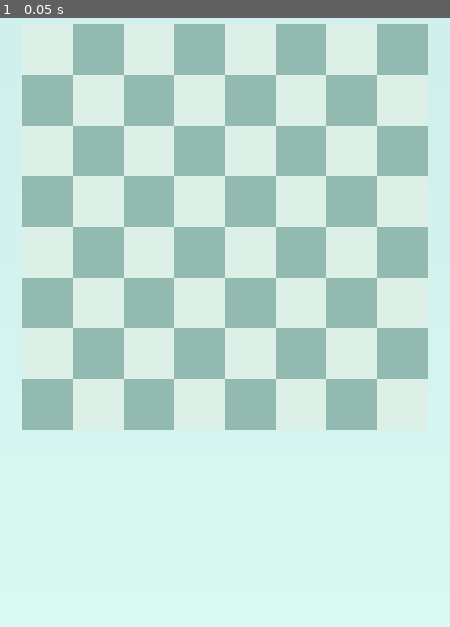
Above: before the commit, frame 1.
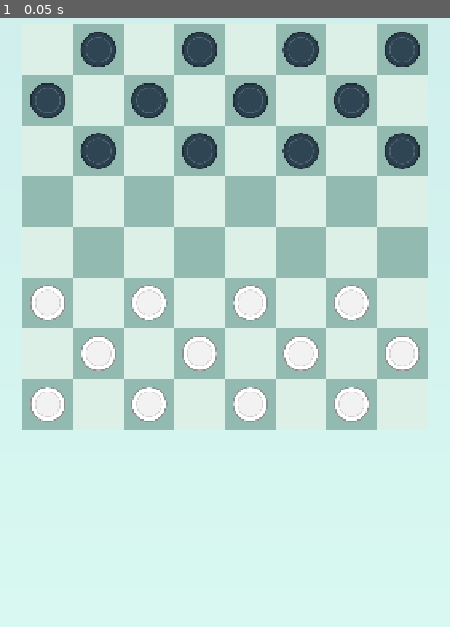
Above: after the commit, the same moment.

Repository: tiago-xavier-braga/HeWhoLosesWins
Game: Godot game, scene res://scenes/levels/lvl_game.tscn
Same seed, same stepped clock (60 frames per second), same inputs: the game is played once before the commit and once after it.
Inputs:
- Up to frame 1 (0.05 s): no input

The runs differ from the first frame. In frame 1, 8.7% of the frame differs, in the area x 6-94%, y 2-67%.
Error before the commit: Trying to assign value of type 'Node2D' to a variable of type 'piece.gd'. (res://scripts/piece/pieces_spawner.gd:16)

Commit message:
feat(piece): set up the piece scene with separate white and black textures

Diff:
--- /dev/null
+++ b/assets/textures/txt_piece_black.svg
@@ -0,0 +1,4 @@
+<svg xmlns="http://www.w3.org/2000/svg" width="128" height="128" viewBox="0 0 128 128">
+  <circle cx="64" cy="64" r="58" fill="#2B3F4D" stroke="#1A2830" stroke-width="4"/>
+  <circle cx="64" cy="64" r="42" fill="#2F4553" stroke="#4F6877" stroke-width="3"/>
+</svg>
--- /dev/null
+++ b/assets/textures/txt_piece_white.svg
@@ -0,0 +1,4 @@
+<svg xmlns="http://www.w3.org/2000/svg" width="128" height="128" viewBox="0 0 128 128">
+  <circle cx="64" cy="64" r="58" fill="#FFFFFF" stroke="#8C8C8C" stroke-width="4"/>
+  <circle cx="64" cy="64" r="42" fill="#F2F2F2" stroke="#D0D0D0" stroke-width="3"/>
+</svg>
--- a/scenes/piece/piece.tscn
+++ b/scenes/piece/piece.tscn
@@ -1,3 +1,19 @@
 [gd_scene format=3 uid="uid://ba8re3f1sxfw"]
 
-[node name="Piece" type="Node2D" unique_id=617610606]
+[ext_resource type="Script" uid="uid://cxl440ubu1hfi" path="res://scripts/piece/piece.gd" id="1_piece"]
+[ext_resource type="Texture2D" path="res://assets/textures/txt_piece_white.svg" id="2_white"]
+[ext_resource type="Texture2D" path="res://assets/textures/txt_piece_black.svg" id="2_black"]
+[ext_resource type="Texture2D" uid="uid://dljxe57rgi4kq" path="res://assets/textures/txt_crown.svg" id="3_crown"]
+
+[node name="Piece" type="Node2D" unique_id=617610606 node_paths=PackedStringArray("piece_sprite", "crown_sprite")]
+scale = Vector2(0.75, 0.75)
+script = ExtResource("1_piece")
+white_texture = ExtResource("2_white")
+black_texture = ExtResource("2_black")
+piece_sprite = NodePath("PieceSprite")
+crown_sprite = NodePath("CrownSprite")
+
+[node name="PieceSprite" type="Sprite2D" parent="." unique_id=1000000001]
+
+[node name="CrownSprite" type="Sprite2D" parent="." unique_id=1000000002]
+texture = ExtResource("3_crown")
--- a/scripts/piece/piece.gd
+++ b/scripts/piece/piece.gd
@@ -1,20 +1,20 @@
 class_name Piece
-extends Node
+extends Node2D
 
 @export var piece_sprite: Sprite2D
 @export var crown_sprite: Sprite2D
 
-@export var white_piece: Color = Color(1, 1, 1, 1)
-@export var black_piece: Color = Color(0, 0, 0, 1)
-@export var white_crown: Color = Color(1, 1, 1, 1)
-@export var black_crown: Color = Color(0, 0, 0, 1)
+@export var white_texture: Texture2D
+@export var black_texture: Texture2D
+@export var white_crown: Color = Color("2b3f4d")
+@export var black_crown: Color = Color("f5f1e6")
 
 var _is_checker: bool = false
 var _is_white: bool = false
 
 func initialize(is_white: bool) -> void:
 	_is_white = is_white
-	piece_sprite.modulate = white_piece if _is_white else black_piece
+	piece_sprite.texture = white_texture if _is_white else black_texture
 	crown_sprite.visible = false
 	crown_sprite.modulate = white_crown if _is_white else black_crown
 
Not shown, added: assets/textures/txt_piece_black.svg.import
Not shown, added: assets/textures/txt_piece_white.svg.import
